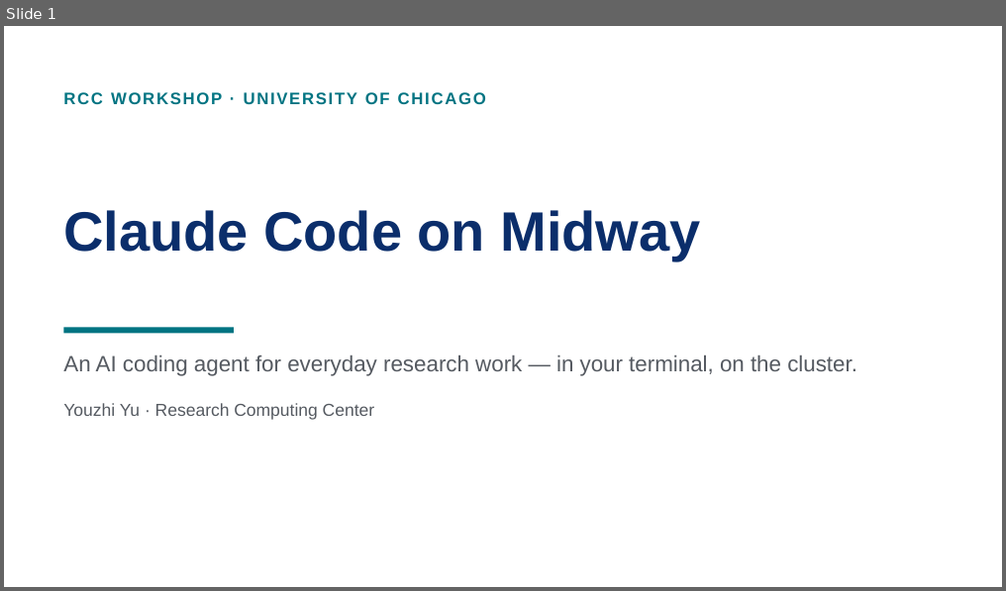
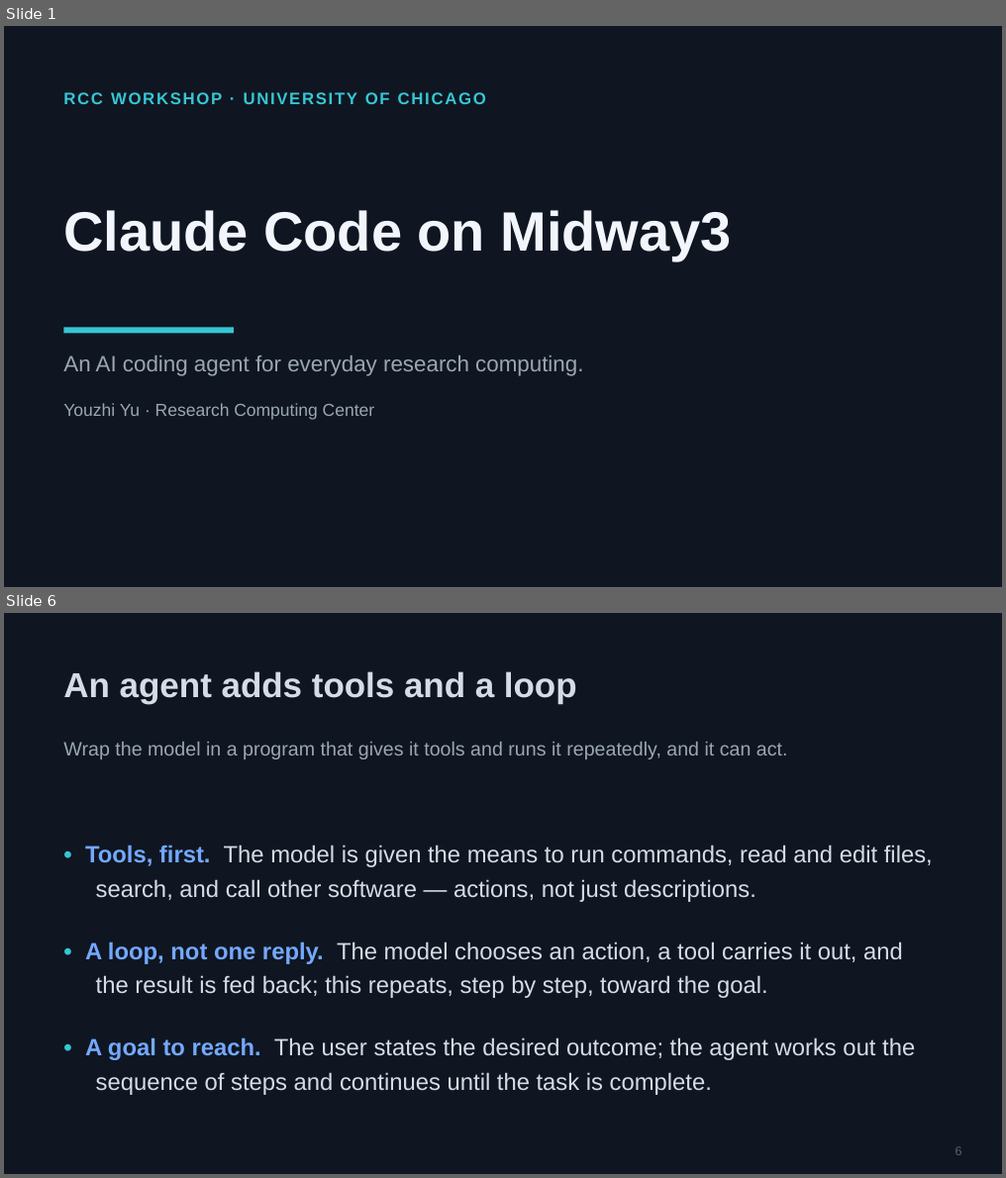
Before and after one commit to PursuitOfDataScience/uchicago-workshops, a slide deck: claude-code-tutorial/claude-code-tutorial.pptx. Shown one above the other, each under a label of ours: slide 1 before the commit, slides 1 and 6 after it; the slides between them are not shown. The pictures are 1006x591 and 1006x1178 pixels, drawn with LibreOffice and Linux fonts; fonts in the diff are those of the drawing. Boxes give left, top, right and bottom in pixels: in the first picture for what was removed or moved away, otherwise in the second. Text is boxed around its words. In the diff, an @@ line names an element or a change of style, - is before the commit and + after.

```diff
--- a/claude-code-tutorial/claude-code-tutorial.pptx
+++ b/claude-code-tutorial/claude-code-tutorial.pptx
@@ slide 6 added at [4,613,1002,1174], background #FFFFFF @@
@@ rectangle added at [4,613,1002,1173], fill #0F1621 @@
@@ text added at [63,671,577,704], 25 pt, text #D6DCE6, bold @@
+An agent adds tools and a loop
@@ text added at [63,742,788,760], 14 pt, text #9BA6B4 @@
+Wrap the model in a program that gives it tools and runs it repeatedly, and it can act.
@@ text added at [85,845,933,1095], 17 pt, text #D6DCE6 @@
+• Tools, first. The model is given the means to run commands, read and edit files, search, and call other software — actions, not just descriptions.
+• A loop, not one reply. The model chooses an action, a tool carries it out, and the result is fed back; this repeats, step by step, toward the goal.
+• A goal to reach. The user states the desired outcome; the agent works out the sequence of steps and continues until the task is complete.
@@ text added at [955,1147,962,1156], 9 pt, text #566072 @@
+6
@@ slide 1 changed as well @@
@@ rectangle added at [4,26,1002,586], fill #0F1621 @@
@@ text "RCC WORKSHOP · UNIVERSITY OF ..." at [63,92,486,104]: text colour #007482 to #37C6D4 @@
@@ text at [63,210,732,261]: text changed; text colour #0B2E6B to #F2F6FC @@
-Claude Code on Midway
+Claude Code on Midway3
@@ rectangle at [63,327,234,333]: fill #007482 to #37C6D4 @@
@@ text at [63,356,583,376]: text changed; text colour #555A61 to #9BA6B4 @@
-An AI coding agent for everyday research work — in your terminal, on the cluster.
+An AI coding agent for everyday research computing.
@@ text at [63,403,374,420]: text colour #555A61 to #9BA6B4 in "Youzhi Yu · Research Computing Center" @@
```
Also in this commit, not shown: 6 other slides changed, 34 other slides added, 39 slides removed, 1 other file.
